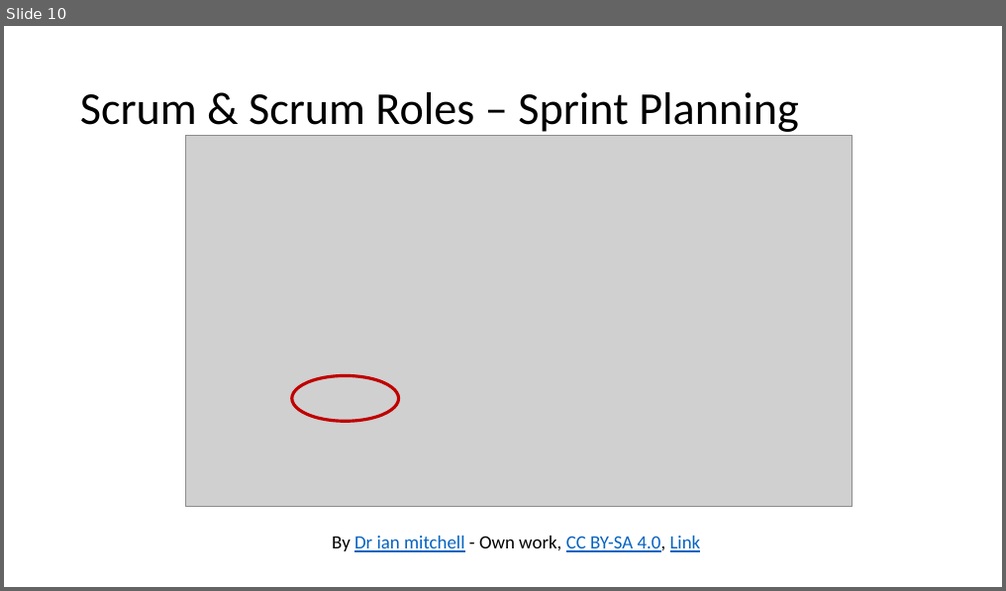
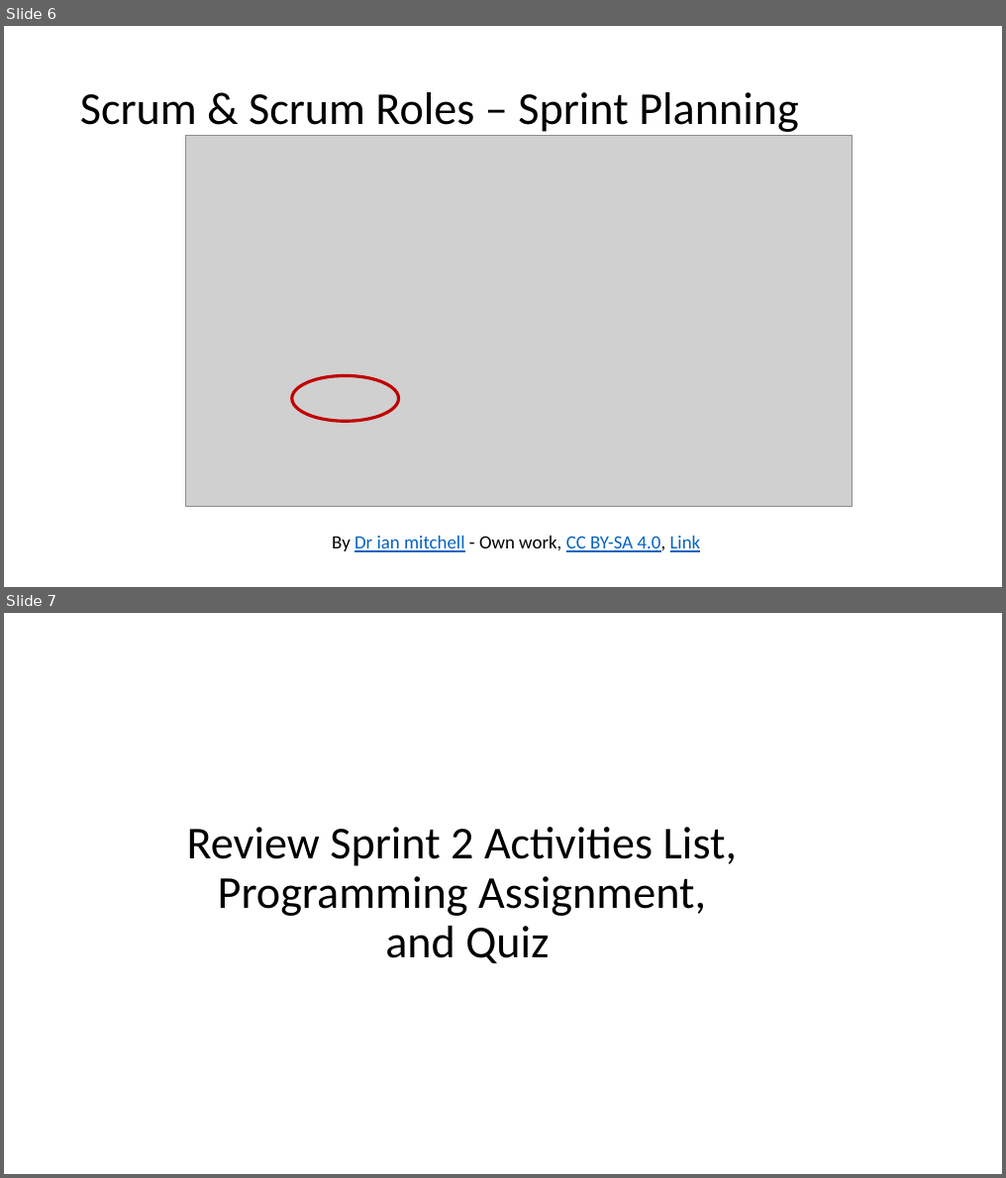
Before and after one commit to jamesbaptiste1/cpsc-24500-2019-01-spring-001, a slide deck: lecture-presentations/2019-01-29.pptx. Shown one above the other, each under a label of ours: slide 10 before the commit, slides 6 and 7 after it. The pictures are 1006x591 and 1006x1178 pixels, drawn with LibreOffice and Linux fonts; fonts in the diff are those of the drawing; grey boxes stand for pictures. Boxes give left, top, right and bottom in pixels: in the first picture for what was removed or moved away, otherwise in the second. Text is boxed around its words. In the diff, an @@ line names an element or a change of style, - is before the commit and + after.

```diff
--- a/lecture-presentations/2019-01-29.pptx
+++ b/lecture-presentations/2019-01-29.pptx
@@ slide 7 added at box(4, 613, 1002, 1174), background #FFFFFF @@
@@ title added at box(187, 827, 738, 963), 44 pt, text #000000 @@
+Review Sprint 2 Activities List,
+Programming Assignment,
+and Quiz
@@ what was slide 10 is now slide 6 @@
```
Also in this commit, not shown: 1 slide changed, 2 other slides added, 2 slides removed, 2 other files.
